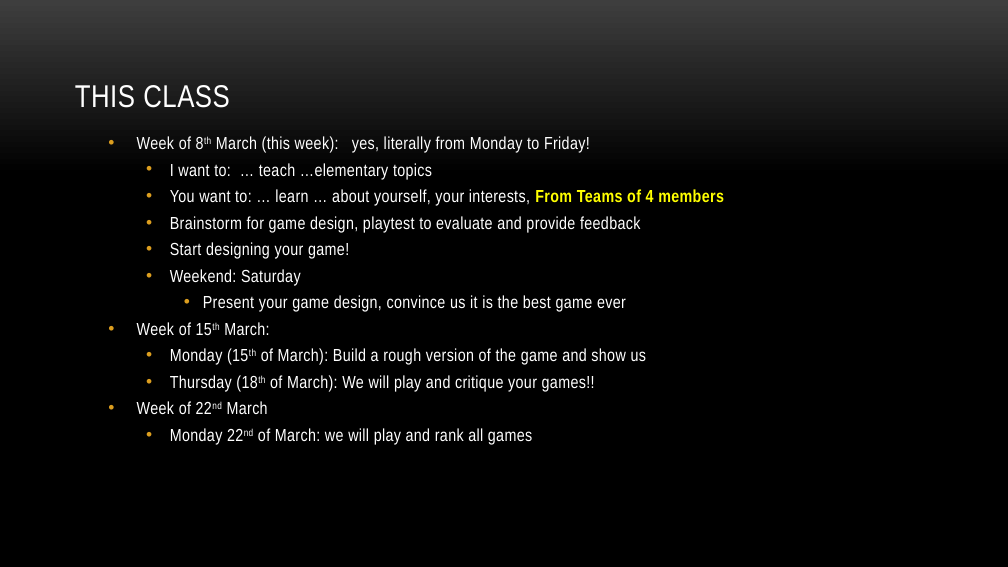
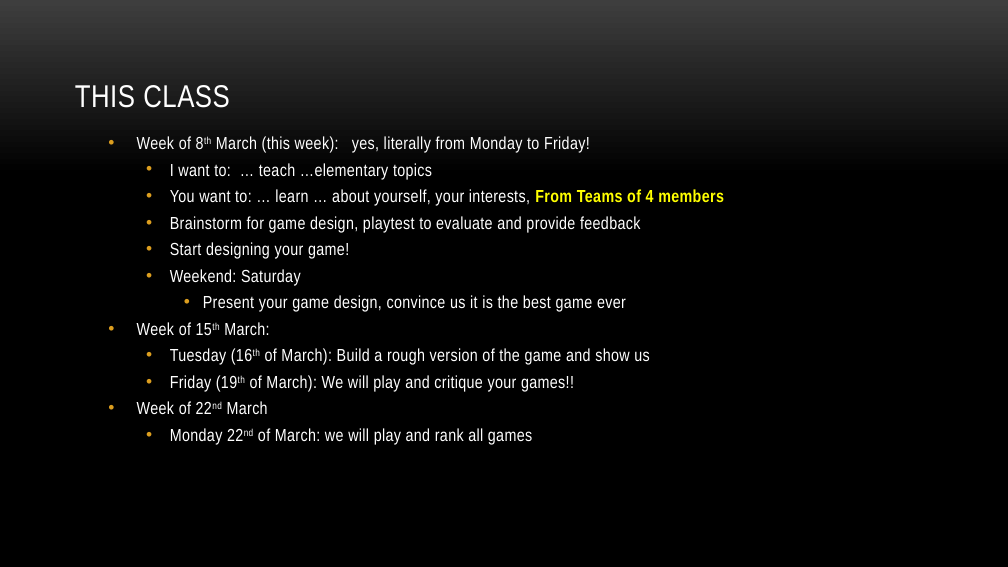
Before and after one commit to myuwbclasses/IntroGameDev-XJTU, a slide deck: slide 10 of PPT/Intro.pptx. Drawn at 1008x567 pixels with LibreOffice and Linux fonts; fonts in the diff are those of the drawing; background and template pictures are left out. Boxes give left, top, right and bottom in pixels: in the first picture for what was removed or moved away, otherwise in the second. Text is boxed around its words. In the diff, an @@ line names an element or a change of style, - is before the commit and + after.

```diff
--- a/PPT/Intro.pptx
+++ b/PPT/Intro.pptx
@@ text at bbox=[170, 348, 649, 392]: text changed @@
-  • Monday (15th of March): Build a rough version of the game and show us
-  • Thursday (18th of March): We will play and critique your games!!
+  • Tuesday (16th of March): Build a rough version of the game and show us
+  • Friday (19th of March): We will play and critique your games!!
```
Also in this commit, not shown: 1 other slide changed.
